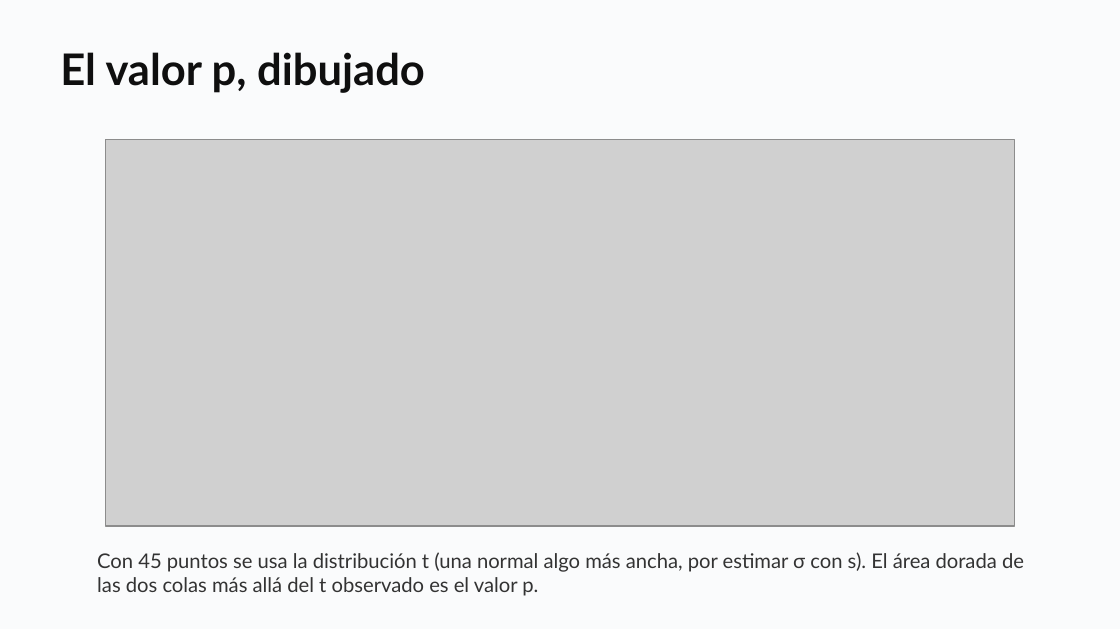
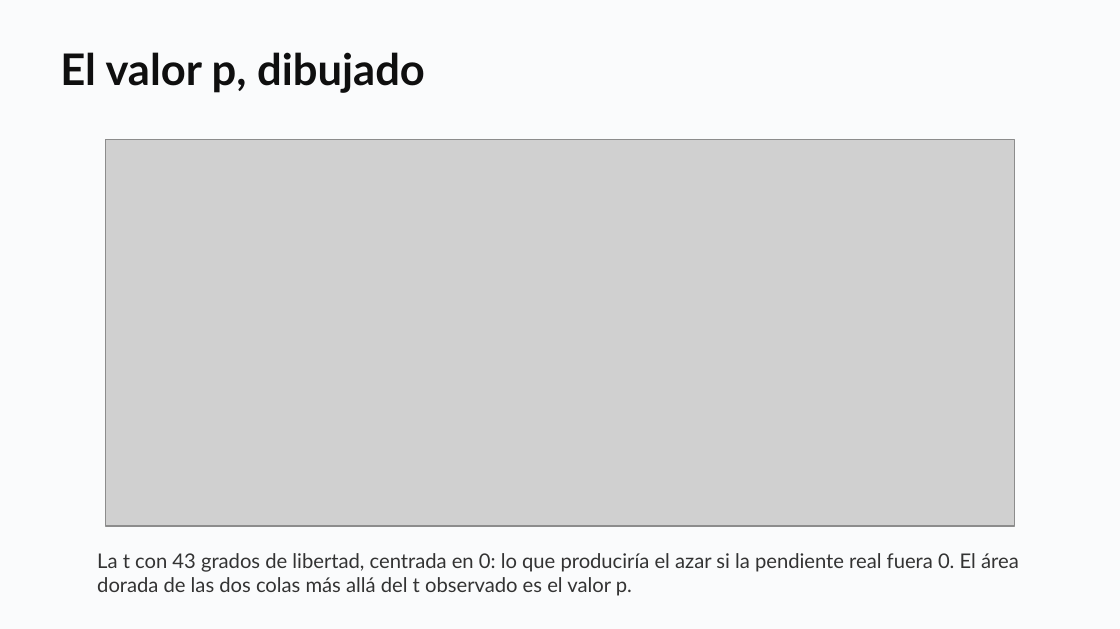
Before and after one commit to daniopitz/diplomado-cdd, a slide deck: slide 30 of presentaciones/clase05_probabilidad_inferencia.pptx (slide 24 before the commit). Drawn at 1120x629 pixels with LibreOffice and Linux fonts; fonts in the diff are those of the drawing; grey boxes stand for pictures. Boxes give left, top, right and bottom in pixels: in the first picture for what was removed or moved away, otherwise in the second. Text is boxed around its words. In the diff, an @@ line names an element or a change of style, - is before the commit and + after.

```diff
--- a/presentaciones/clase05_probabilidad_inferencia.pptx
+++ b/presentaciones/clase05_probabilidad_inferencia.pptx
@@ text at [97, 553, 1019, 596]: text changed @@
-Con 45 puntos se usa la distribución t (una normal algo más ancha, por estimar σ con s). El área dorada de las dos colas más allá del t observado es el valor p.
+La t con 43 grados de libertad, centrada en 0: lo que produciría el azar si la pendiente real fuera 0. El área dorada de las dos colas más allá del t observado es el valor p.
```
Also in this commit, not shown: 14 other slides changed, 8 slides added, 2 slides removed, 4 other files.
